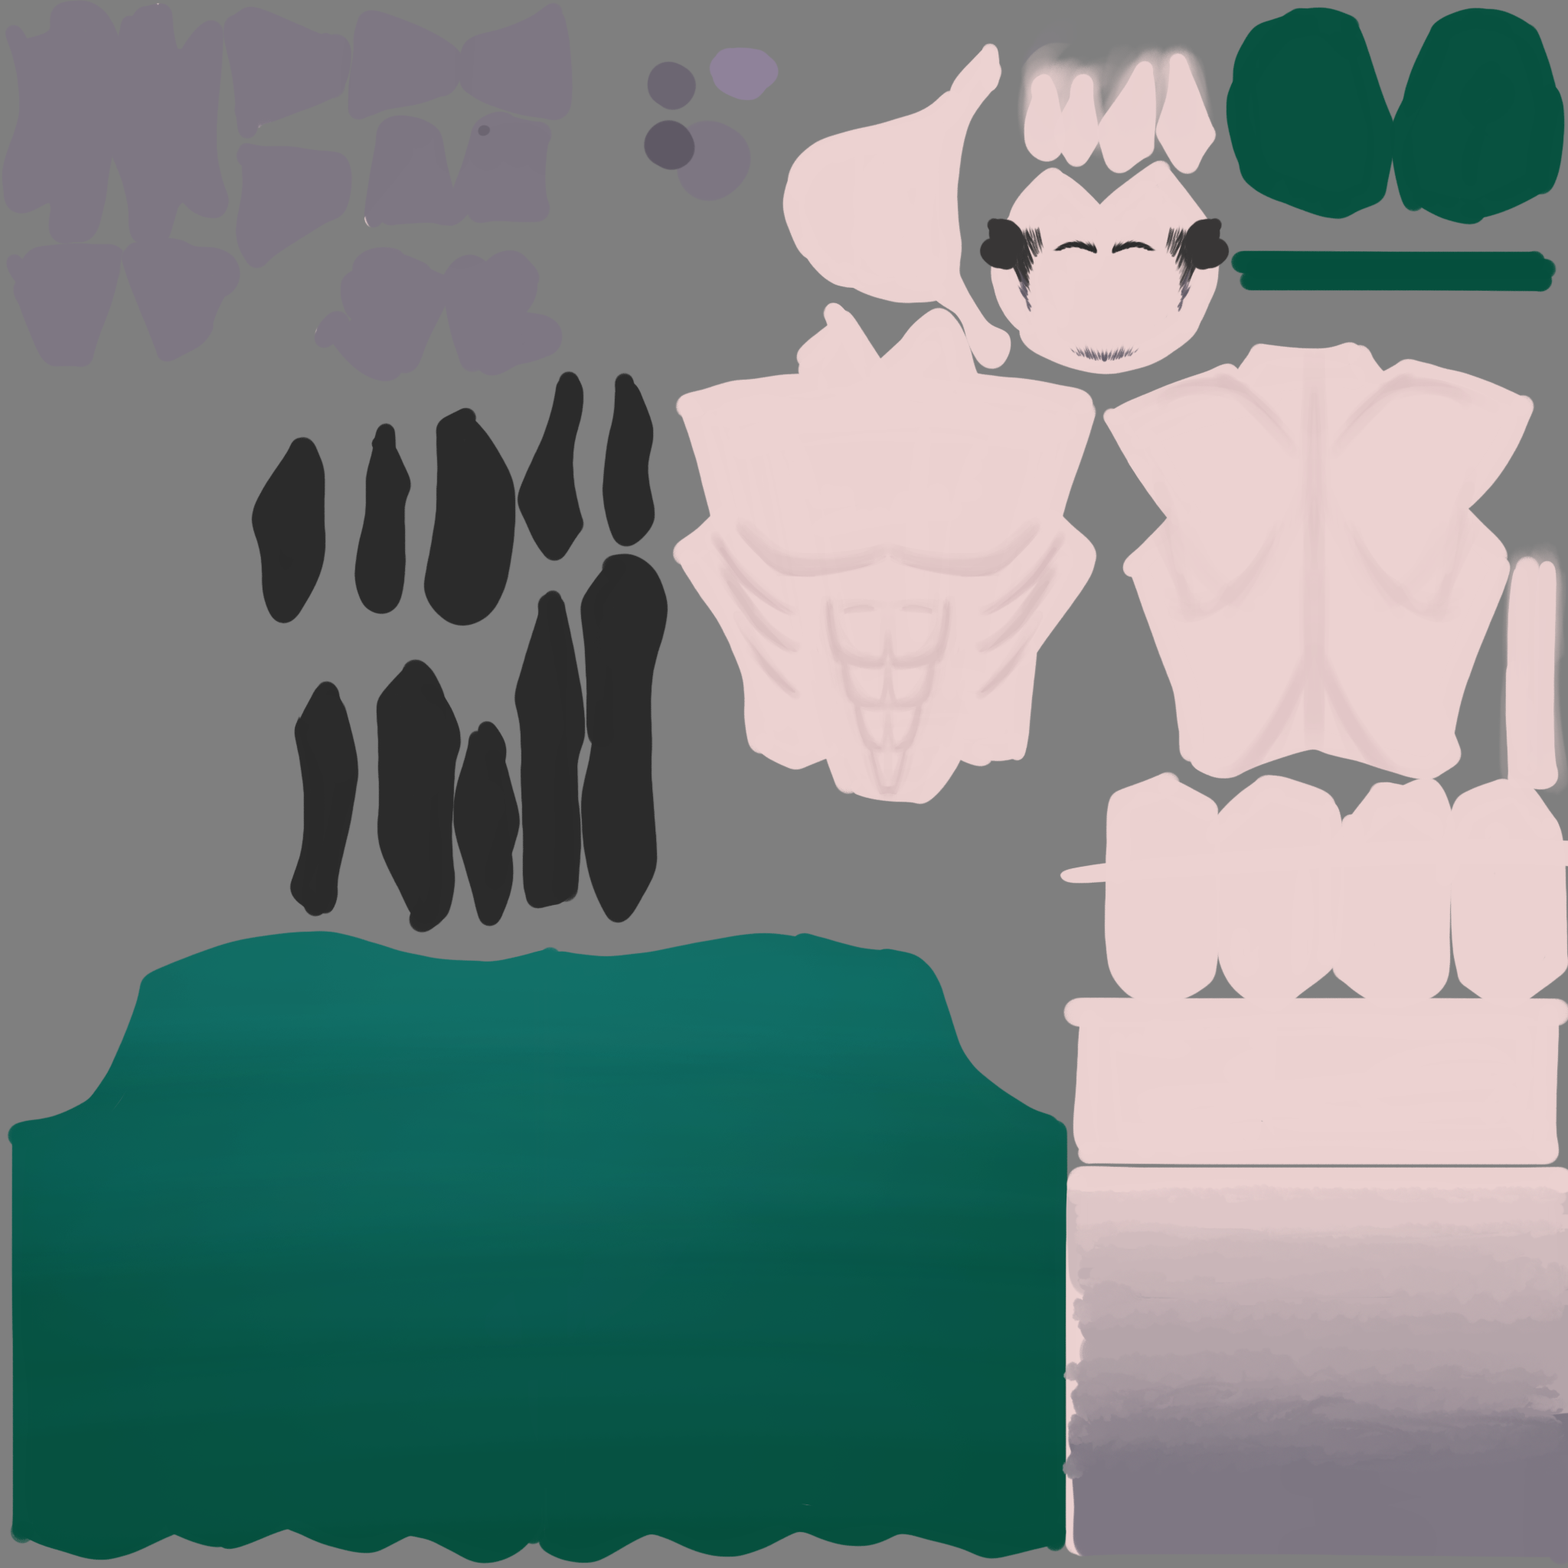
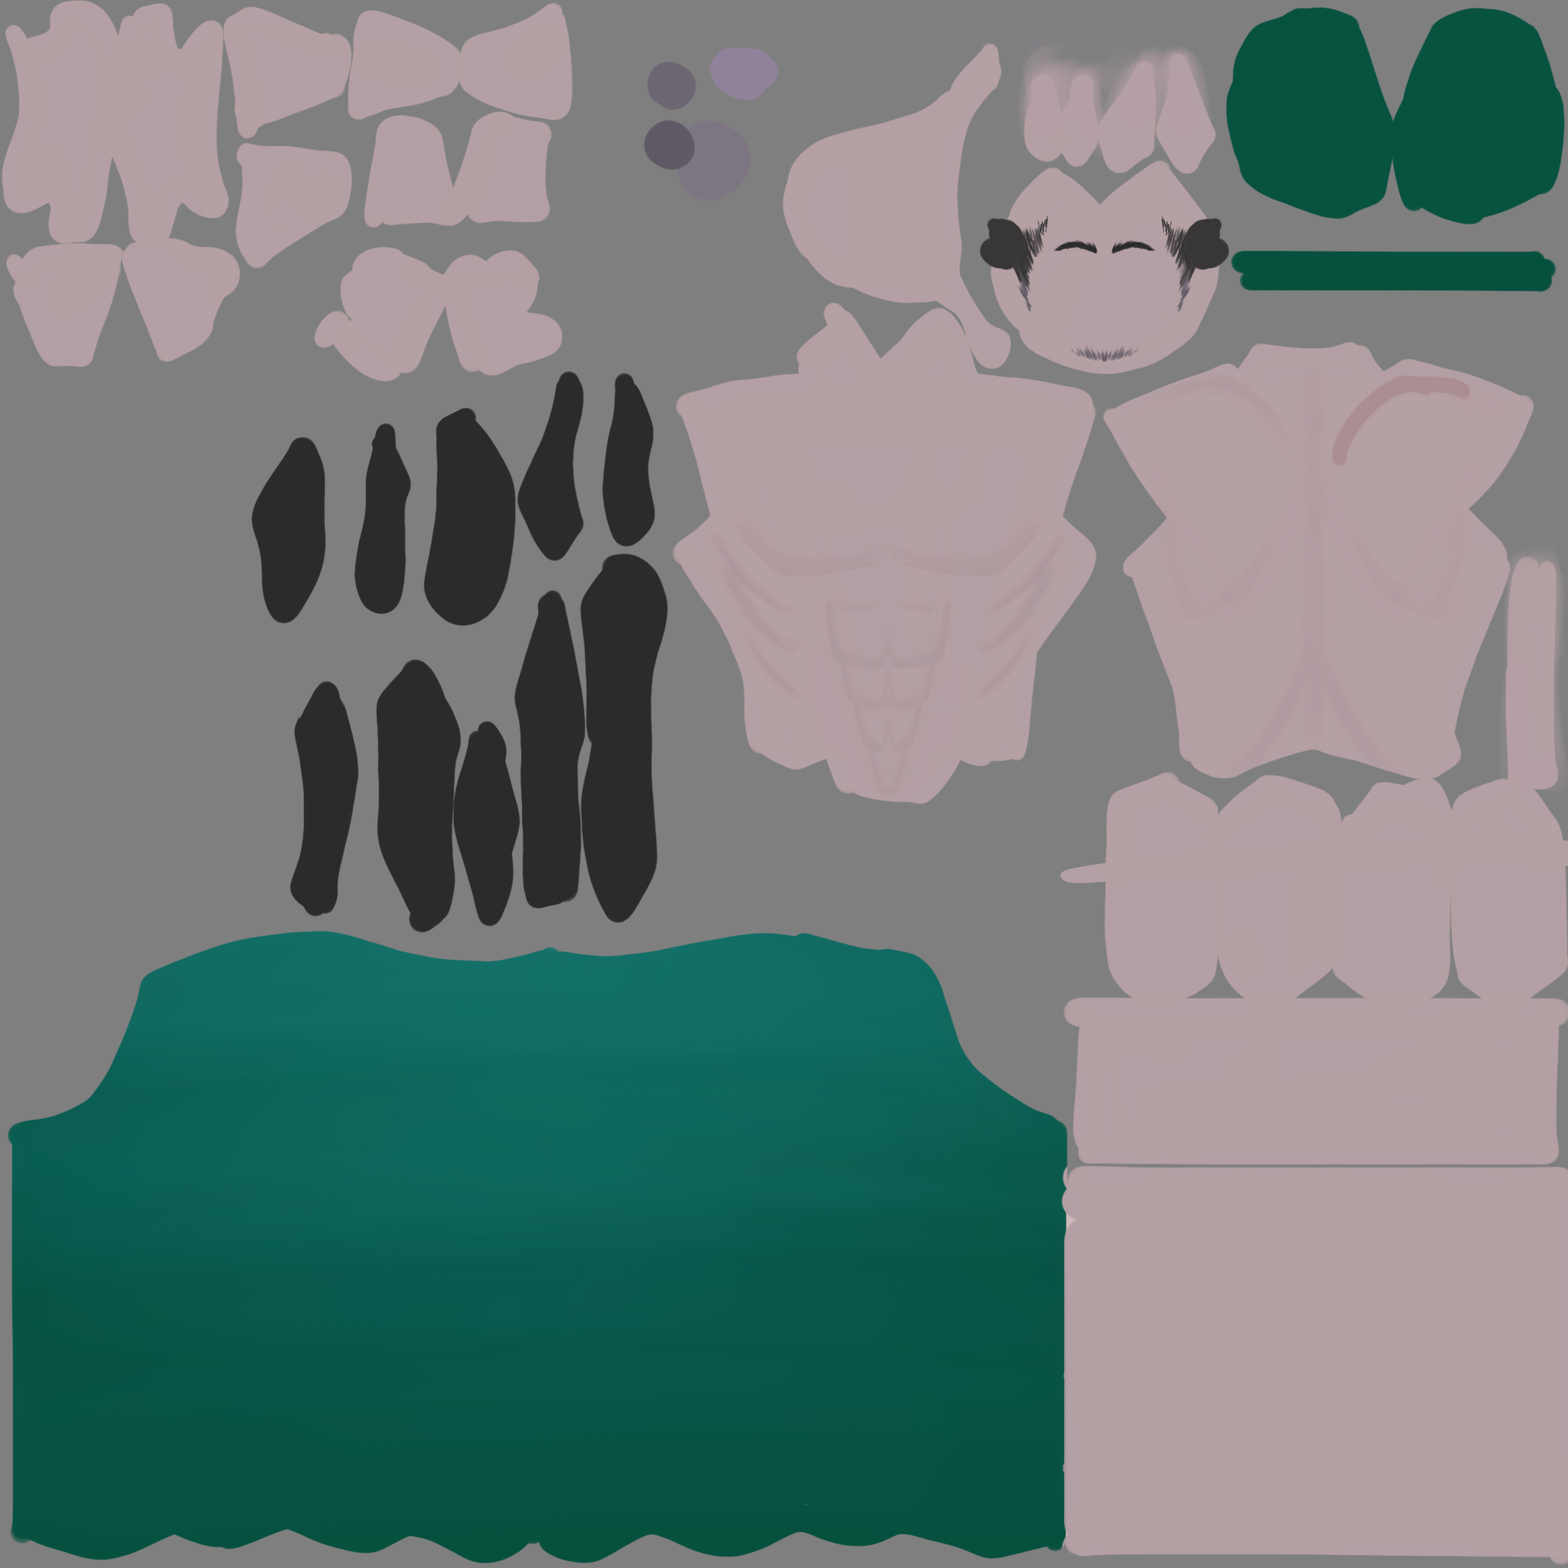
Before/after of a 1568 × 1568 layered artwork. What changed in the layer stack:
painted on "Layer 2" over [476, 124, 492, 137]
painted on "Layer 1" over [1, 0, 1568, 1566]